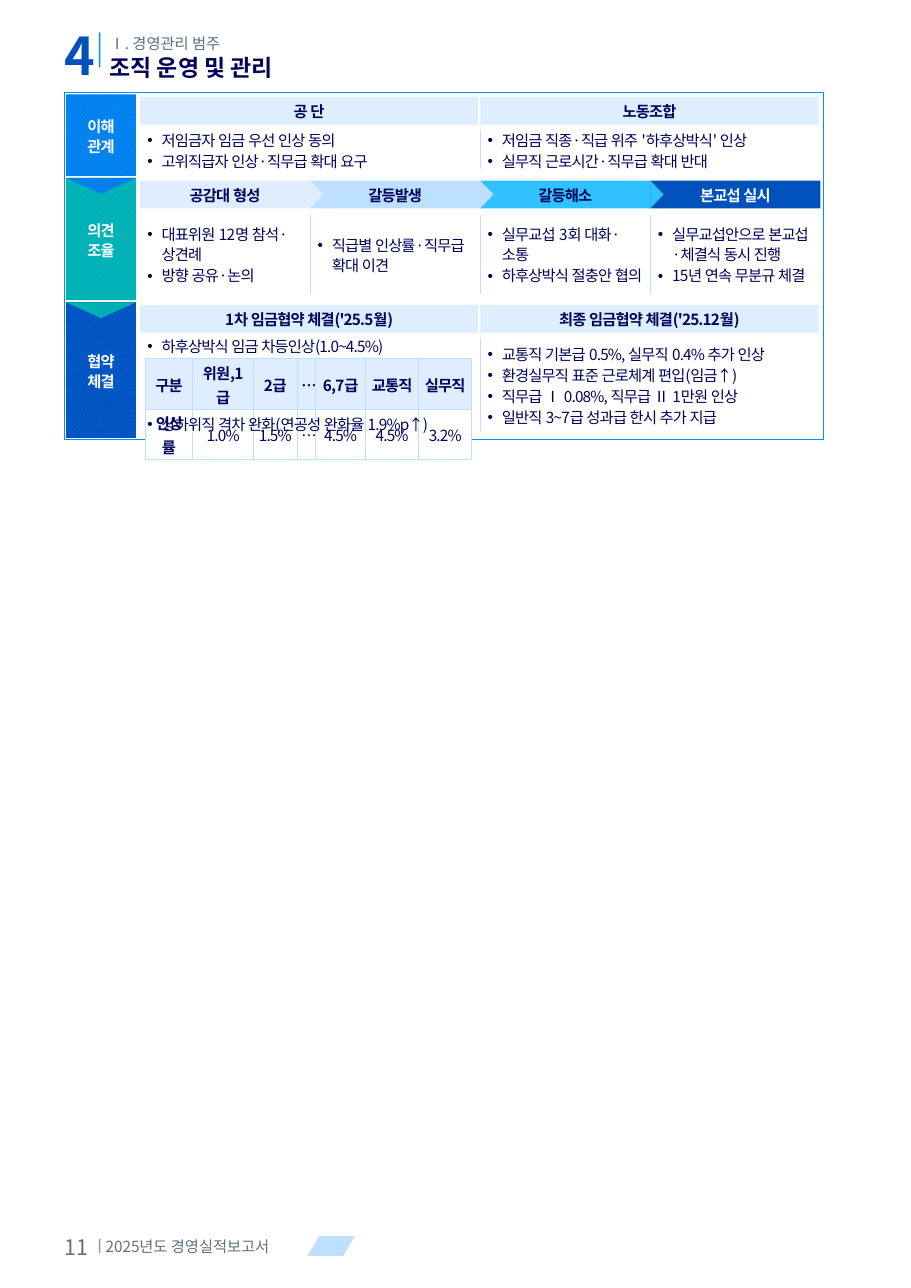
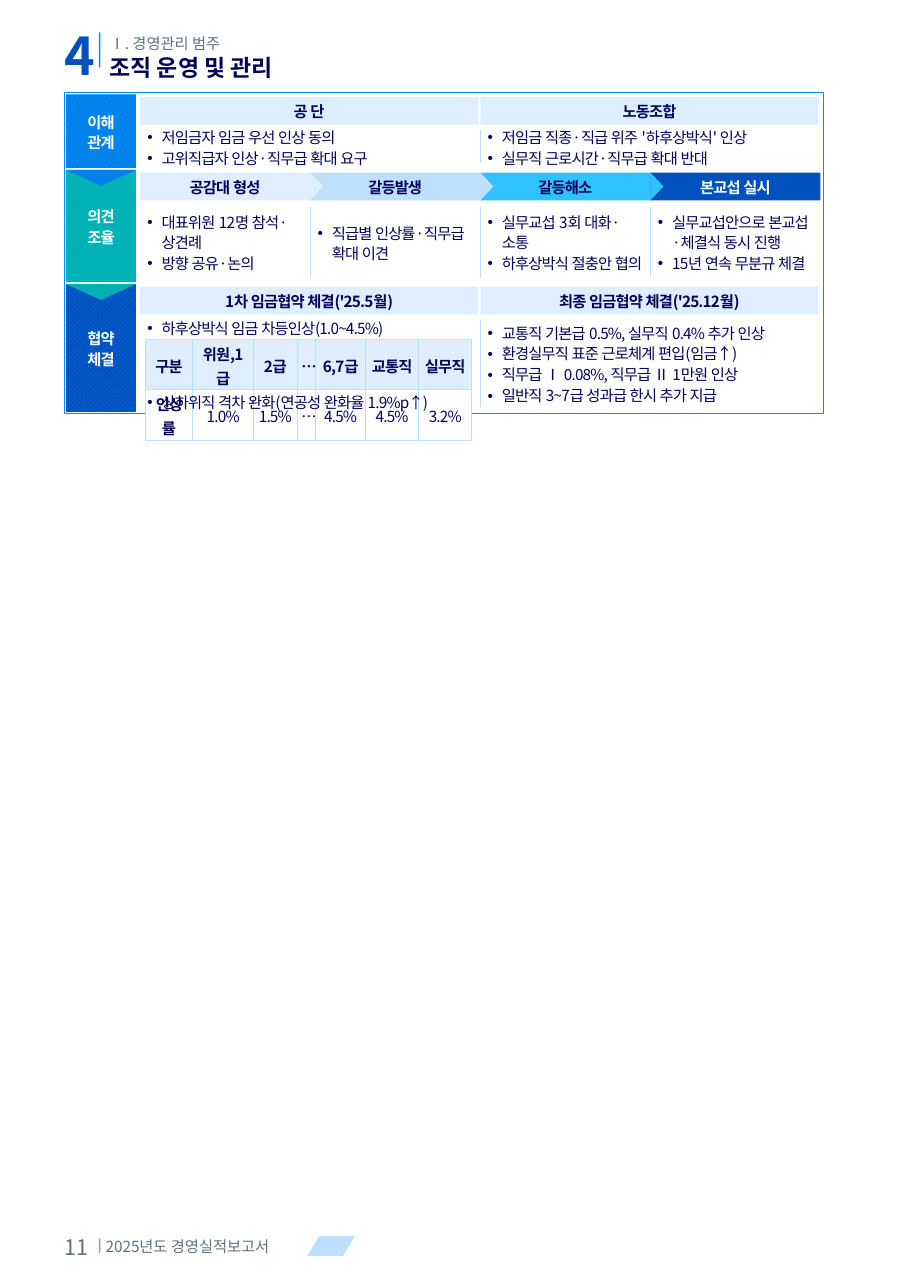
Before and after one commit to khjlsi-creator/claude, a slide deck: slide 11 of korad-경영평가-ppt/KORAD_경영평가_레이아웃_템플릿_A4세로.pptx. Drawn at 911x1288 pixels with LibreOffice and Linux fonts; fonts in the diff are those of the drawing. Boxes give left, top, right and bottom in pixels: in the first picture for what was removed or moved away, otherwise in the second. Text is boxed around its words. In the diff, an @@ line names an element or a change of style, - is before the commit and + after.

```diff
--- a/korad-경영평가-ppt/KORAD_경영평가_레이아웃_템플릿_A4세로.pptx
+++ b/korad-경영평가-ppt/KORAD_경영평가_레이아웃_템플릿_A4세로.pptx
@@ rectangle resized from (x1=65, y1=93, x2=824, y2=441) to (x1=65, y1=93, x2=824, y2=414) @@
@@ text "이해" moved from (x1=87, y1=119, x2=114, y2=154) to (x1=87, y1=115, x2=114, y2=150) @@
@@ rectangle resized from (x1=66, y1=95, x2=137, y2=176) to (x1=66, y1=95, x2=137, y2=169) @@
@@ line moved from (480, 130) - (480, 170) to (480, 130) - (480, 163) @@
@@ 4 texts, 4 rectangles, 4 freeform shapes moved together from (x1=66, y1=178, x2=820, y2=208) to (x1=66, y1=170, x2=820, y2=200) @@
@@ text "의견" moved from (x1=87, y1=223, x2=114, y2=258) to (x1=87, y1=209, x2=114, y2=245) @@
@@ rectangle resized from (x1=66, y1=178, x2=137, y2=301) to (x1=66, y1=170, x2=137, y2=282) @@
@@ text "대표위원 12명 참석·상견례" moved from (x1=162, y1=227, x2=288, y2=283) to (x1=162, y1=215, x2=288, y2=271) @@
@@ line moved from (310, 215) - (310, 294) to (310, 207) - (310, 278) @@
@@ text "직급별 인상률·직무급 확대 이견" moved from (x1=332, y1=238, x2=465, y2=273) to (x1=332, y1=226, x2=465, y2=261) @@
@@ line moved from (480, 215) - (480, 294) to (480, 207) - (480, 278) @@
@@ text "실무교섭 3회 대화·소통" moved from (x1=502, y1=227, x2=642, y2=283) to (x1=502, y1=215, x2=642, y2=271) @@
@@ line moved from (650, 215) - (650, 294) to (650, 207) - (650, 278) @@
@@ text "실무교섭안으로 본교섭·체결식 동시 진행" moved from (x1=672, y1=227, x2=808, y2=283) to (x1=672, y1=215, x2=808, y2=271) @@
@@ text "협약" moved from (x1=87, y1=354, x2=114, y2=389) to (x1=87, y1=331, x2=114, y2=367) @@
@@ rectangle resized from (x1=66, y1=302, x2=137, y2=437) to (x1=66, y1=284, x2=137, y2=412) @@
@@ 3 texts, 2 rectangles, 1 table, 1 freeform shape moved together from (x1=66, y1=302, x2=818, y2=462) to (x1=66, y1=284, x2=818, y2=443) @@
@@ line moved from (480, 338) - (480, 432) to (480, 319) - (480, 408) @@
@@ text "교통직 기본급 0.5%, 실무직 0.4% ..." moved from (x1=502, y1=347, x2=765, y2=425) to (x1=502, y1=326, x2=765, y2=403) @@
@@ text "상하위직 격차 완화(연공성 완화율 1.9%p↑)" moved from (x1=162, y1=415, x2=428, y2=435) to (x1=162, y1=393, x2=428, y2=413) @@
```
Also in this commit, not shown: 21 other slides changed, 5 slides removed, 9 other files.
